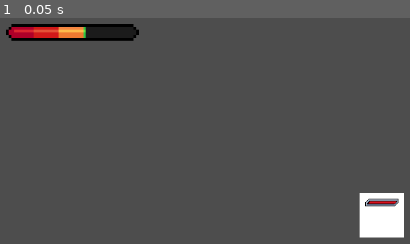
Above: before the commit, frame 1.
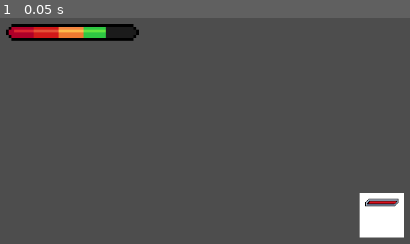
Above: after the commit, the same moment.

Repository: zuiyu1998/text_dungeon
Game: Godot game, scene res://main.tscn
Two runs of this game, one before a commit and one after it. Both use one fixed random seed, a clock stepped at 60 frames per second and the inputs below.
Inputs:
- Up to frame 1 (0.05 s): no input

The runs differ from the first frame. In frame 1, 0.2% of the frame differs, in the area x 20-26%, y 3-9%.
Error before the commit: Parse Error: Preload file "res://src/stats/prop/resource/power.tres" does not exist. (res://src/prop/prop_const.gd:6)

Commit message:
feat: 添加基本属性

Diff:
--- a/src/prop/prop_const.gd
+++ b/src/prop/prop_const.gd
@@ -3,7 +3,18 @@
 const ZERO_NAME: Array[String] = []
 
 const DEFAULT_PROPS = {
-	"power": preload("res://src/stats/prop/resource/power.tres")
+	# 力量
+	"strength": preload("res://src/prop/resource/strength.tres"),
+	# 智力
+	"intelligence": preload("res://src/prop/resource/intelligence.tres"),
+	# 感知
+	"wisdom": preload("res://src/prop/resource/wisdom.tres"),
+	# 敏捷
+	"dexterity": preload("res://src/prop/resource/dexterity.tres"),
+	# 体质
+	"constitution": preload("res://src/prop/resource/constitution.tres"),
+	# 魅力
+	"charisma": preload("res://src/prop/resource/charisma.tres")
 }
 
 static func get_default_props() -> Props:
--- /dev/null
+++ b/src/prop/resource/charisma.tres
@@ -0,0 +1,12 @@
+[gd_resource type="Resource" script_class="PropResource" load_steps=2 format=3 uid="uid://byr7rrld868ra"]
+
+[ext_resource type="Script" path="res://src/prop/resource/prop_resource.gd" id="1_0jq4l"]
+
+[resource]
+script = ExtResource("1_0jq4l")
+prop_name = "charisma"
+value = 10.0
+max_value = 100.0
+min_value = 0.0
+max_limit = 1000.0
+min_limit = 0.0
--- a/src/prop/resource/power.tres
+++ b/src/prop/resource/constitution.tres
@@ -1,10 +1,10 @@
-[gd_resource type="Resource" script_class="PropResource" load_steps=2 format=3 uid="uid://d01yiwiiod3od"]
+[gd_resource type="Resource" script_class="PropResource" load_steps=2 format=3 uid="uid://d2tkd2xvi6wdn"]
 
 [ext_resource type="Script" path="res://src/prop/resource/prop_resource.gd" id="1_0jq4l"]
 
 [resource]
 script = ExtResource("1_0jq4l")
-prop_name = "power"
+prop_name = "constitution"
 value = 10.0
 max_value = 100.0
 min_value = 0.0
--- /dev/null
+++ b/src/prop/resource/dexterity.tres
@@ -0,0 +1,12 @@
+[gd_resource type="Resource" script_class="PropResource" load_steps=2 format=3 uid="uid://24o5j780dutc"]
+
+[ext_resource type="Script" path="res://src/prop/resource/prop_resource.gd" id="1_0jq4l"]
+
+[resource]
+script = ExtResource("1_0jq4l")
+prop_name = "dexterity"
+value = 10.0
+max_value = 100.0
+min_value = 0.0
+max_limit = 1000.0
+min_limit = 0.0
--- /dev/null
+++ b/src/prop/resource/intelligence.tres
@@ -0,0 +1,12 @@
+[gd_resource type="Resource" script_class="PropResource" load_steps=2 format=3 uid="uid://dm8uwmdo24fhe"]
+
+[ext_resource type="Script" path="res://src/prop/resource/prop_resource.gd" id="1_0jq4l"]
+
+[resource]
+script = ExtResource("1_0jq4l")
+prop_name = "intelligence"
+value = 10.0
+max_value = 100.0
+min_value = 0.0
+max_limit = 1000.0
+min_limit = 0.0
--- /dev/null
+++ b/src/prop/resource/strength.tres
@@ -0,0 +1,12 @@
+[gd_resource type="Resource" script_class="PropResource" load_steps=2 format=3 uid="uid://cg7i7f87ceqey"]
+
+[ext_resource type="Script" path="res://src/prop/resource/prop_resource.gd" id="1_0jq4l"]
+
+[resource]
+script = ExtResource("1_0jq4l")
+prop_name = "strength"
+value = 10.0
+max_value = 100.0
+min_value = 0.0
+max_limit = 1000.0
+min_limit = 0.0
--- /dev/null
+++ b/src/prop/resource/wisdom.tres
@@ -0,0 +1,12 @@
+[gd_resource type="Resource" script_class="PropResource" load_steps=2 format=3 uid="uid://c3g38y12eytx5"]
+
+[ext_resource type="Script" path="res://src/prop/resource/prop_resource.gd" id="1_0jq4l"]
+
+[resource]
+script = ExtResource("1_0jq4l")
+prop_name = "wisdom"
+value = 10.0
+max_value = 100.0
+min_value = 0.0
+max_limit = 1000.0
+min_limit = 0.0
